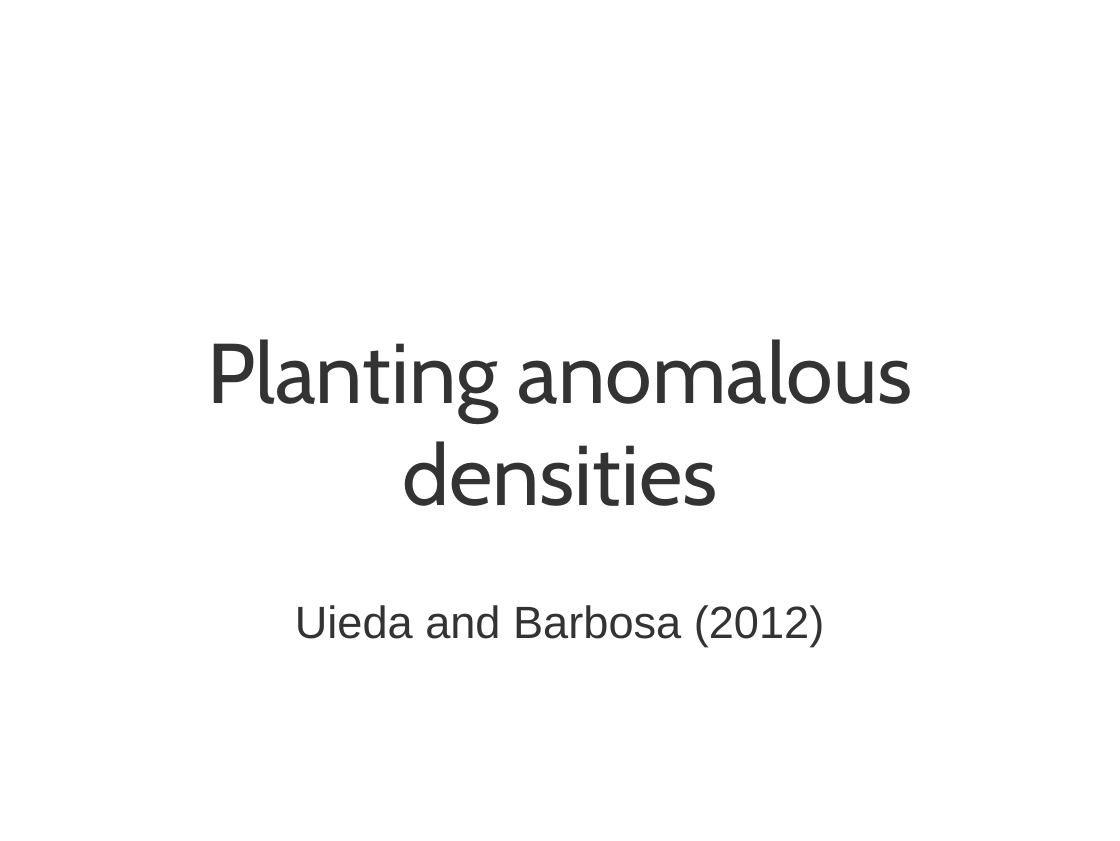
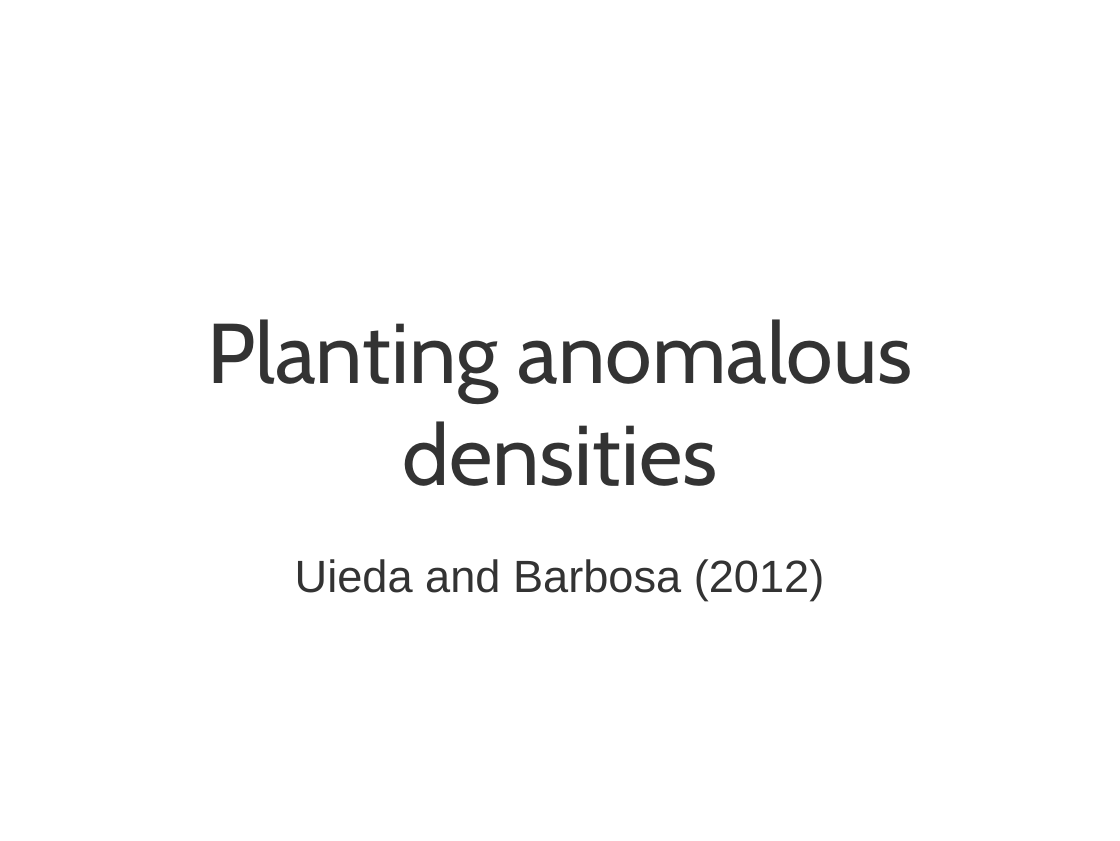
Before and after one commit to leouieda/gghs2012, a slide deck: slide 10 of presentation/uieda_barbosa_iag2012.odp. Drawn at 1120x841 pixels with LibreOffice and Linux fonts; fonts in the diff are those of the drawing; background and template pictures are left out. Boxes give left, top, right and bottom in pixels: in the first picture for what was removed or moved away, otherwise in the second. Text is boxed around its words. In the diff, an @@ line names an element or a change of style, - is before the commit and + after.

```diff
--- a/presentation/uieda_barbosa_iag2012.odp
+++ b/presentation/uieda_barbosa_iag2012.odp
@@ title "Planting anomalous densities": place and size @@
-title "Planting anomalous densities" at (207, 339, 913, 506)
+title "Planting anomalous densities" at (207, 319, 913, 486)
@@ text "Uieda and Barbosa (2012)": place and size @@
-text "Uieda and Barbosa (2012)" at (295, 605, 825, 646)
+text "Uieda and Barbosa (2012)" at (295, 559, 825, 601)
```
Also in this commit, not shown: 1 other slide changed, 2 slides added, 1 slide removed, 1 other file.
